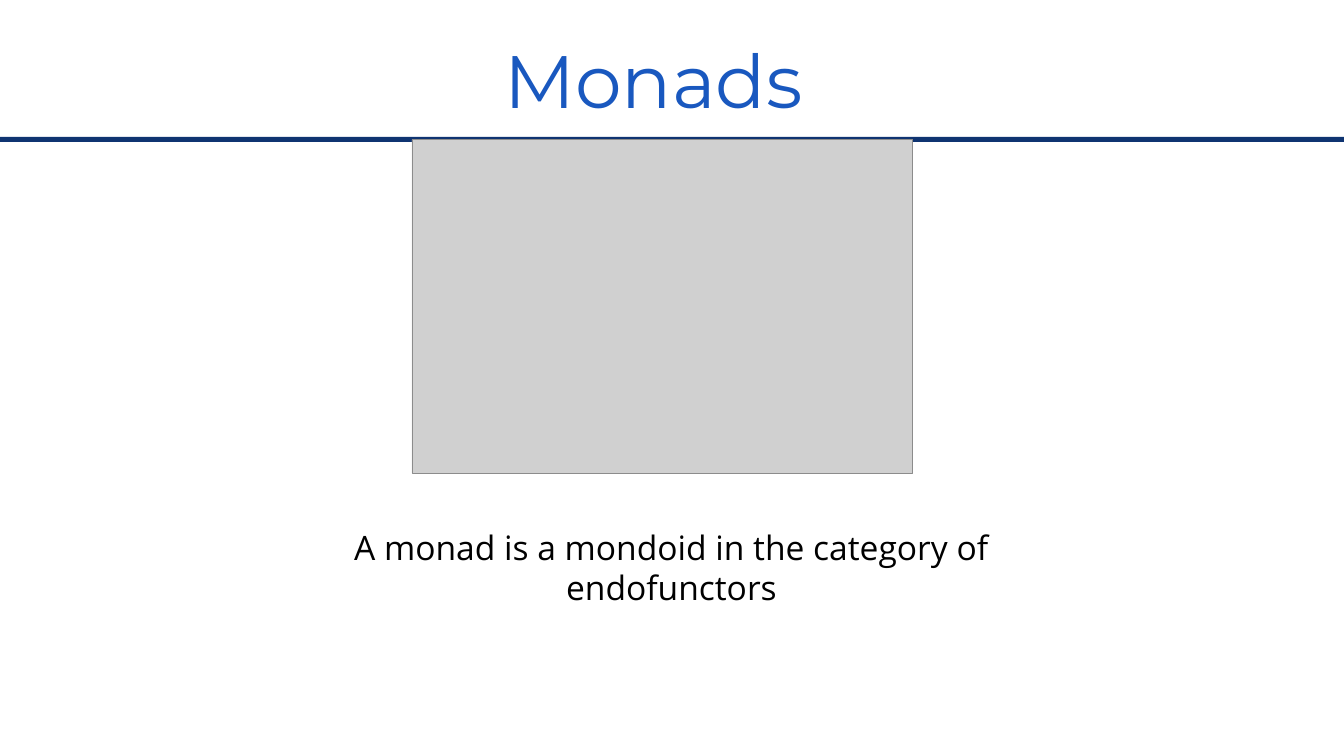
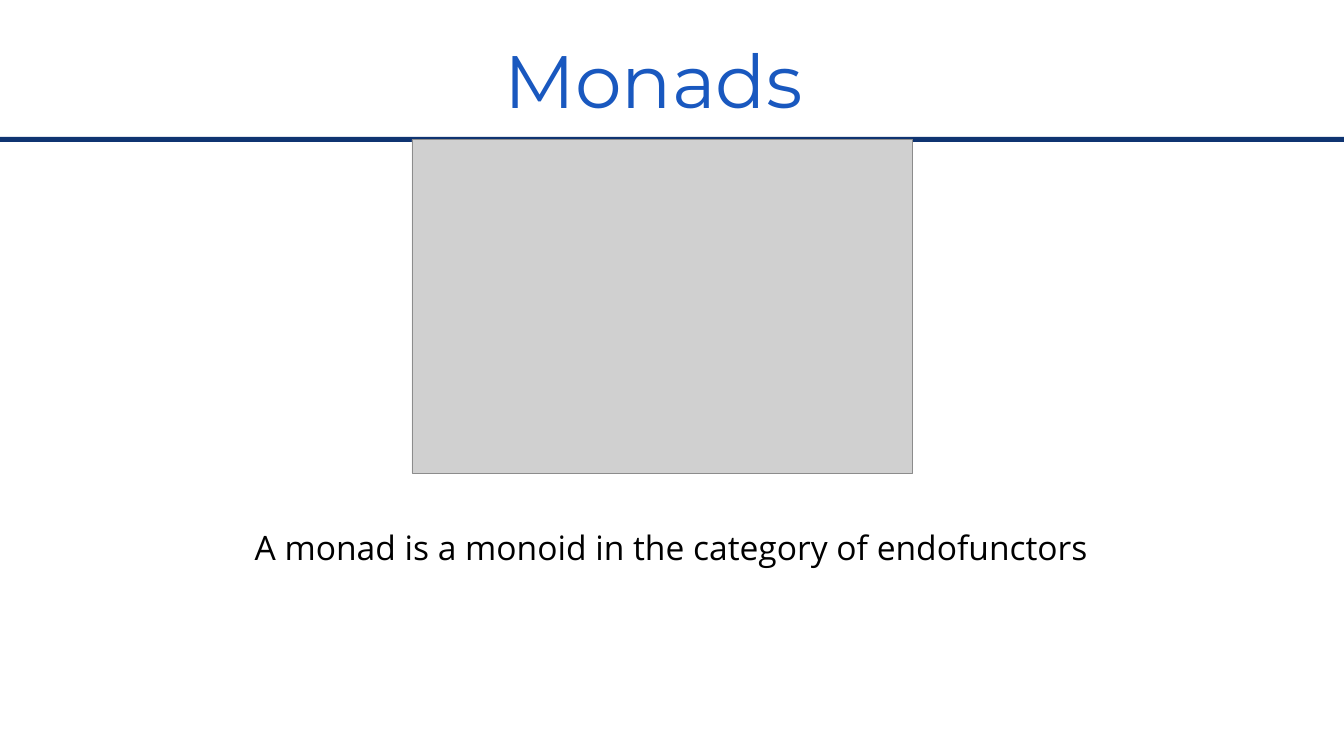
Before and after one commit to RomainTrm/CategoryTheoryYouAlreadyKnowIt, a slide deck: slide 39 of CategoryTheoryUniveristy_Devoxx_FR_2022.pptx (slide 38 before the commit). Drawn at 1344x756 pixels with LibreOffice and Linux fonts; fonts in the diff are those of the drawing; grey boxes stand for pictures; background and template pictures are left out. Boxes give left, top, right and bottom in pixels: in the first picture for what was removed or moved away, otherwise in the second. Text is boxed around its words. In the diff, an @@ line names an element or a change of style, - is before the commit and + after.

Commit message:
Update slides

```diff
--- a/CategoryTheoryUniveristy_Devoxx_FR_2022.pptx
+++ b/CategoryTheoryUniveristy_Devoxx_FR_2022.pptx
@@ text at <box>255,534,1088,568</box>: text changed @@
-A monad is a mondoid in the category of endofunctors
+A monad is a monoid in the category of endofunctors
```
Also in this commit, not shown: 13 other slides changed, 2 slides added, 1 slide removed.
